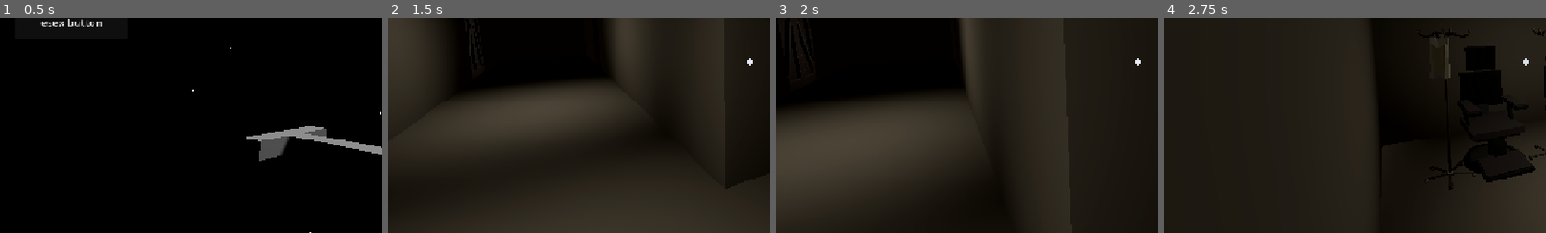
Above: before the commit, frames 1-4 (left to right).
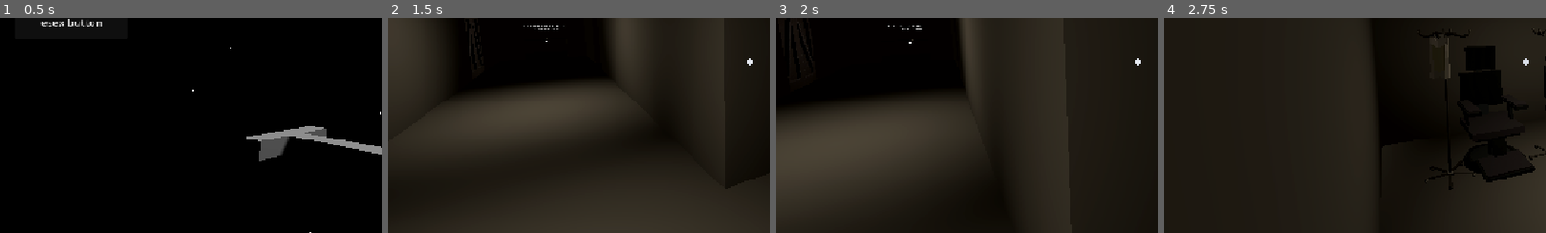
Above: after the commit, the same moments.

Repository: Joshpockt/Gweblejam2026
Game: Godot game, scene res://menu.tscn
Same seed, same stepped clock (60 frames per second), same inputs: the game is played once before the commit and once after it.
Inputs (mouse positions are % of the whole screen's width and height, from its top left):
- Up to frame 1 (0.5 s): no input
- Up to frame 2 (1.5 s): click "game on jerk off" at 0.5 s; tap Enter (ui_accept) at 1.25 s; move the mouse to (55, 50) at 1.27 s; hold Up (ui_up) from 1.28 s (still down); tap E (interact) at 1.35 s
- Up to frame 3 (2 s): keep holding Up (ui_up); tap Enter (ui_accept) at 1.52 s
- Up to frame 4 (2.75 s): keep holding Up (ui_up); move the mouse to (45, 50) at 2.02 s; tap E (interact) at 2.1 s; tap Enter (ui_accept) at 2.27 s
The pictures show only the part of the screen within x 3-53%, y 40-90%; the shares and areas given below are measured in that part.

Frame 1 is identical in both runs. In frame 2, less than 0.1% of the frame differs, in the area x 35-47%, y 3-12%; in frame 3, less than 0.1%; in frame 4, less than 0.1%.

Commit message:
fixed a thingy

Diff:
--- a/ship.tscn
+++ b/ship.tscn
@@ -666,7 +666,7 @@
 [node name="RoomEntrance5" type="CSGBox3D" parent="LevelGeometery/CSGCombiner3D" unique_id=432981020]
 transform = Transform3D(1, 0, 0, 0, 1, 0, 0, 0, 1, 0, 1.5, -26)
 flip_faces = true
-size = Vector3(2.5, 3, 1)
+size = Vector3(2.5, 3, 1.5)
 
 [node name="RoomEntrance9" type="CSGBox3D" parent="LevelGeometery/CSGCombiner3D" unique_id=1234380011]
 transform = Transform3D(1, 0, 0, 0, 1, 0, 0, 0, 1, 0, -3.5, -8)
@@ -819,7 +819,7 @@
 shape = SubResource("BoxShape3D_rt2ik")
 
 [node name="Label" type="Label3D" parent="Interactors/lever/LeverInteractor" unique_id=1336403630]
-transform = Transform3D(5.96, 0, 0, 0, 5.96, 0, 0, 0, 5.96, 0, 0.7940979, -1.7539229)
+transform = Transform3D(0, 0, 0, 0, 0, 0, 0, 0, 0, 0, 0.7940979, -1.7539229)
 billboard = 1
 text = "Lever"
 font = ExtResource("7_pb2vj")
